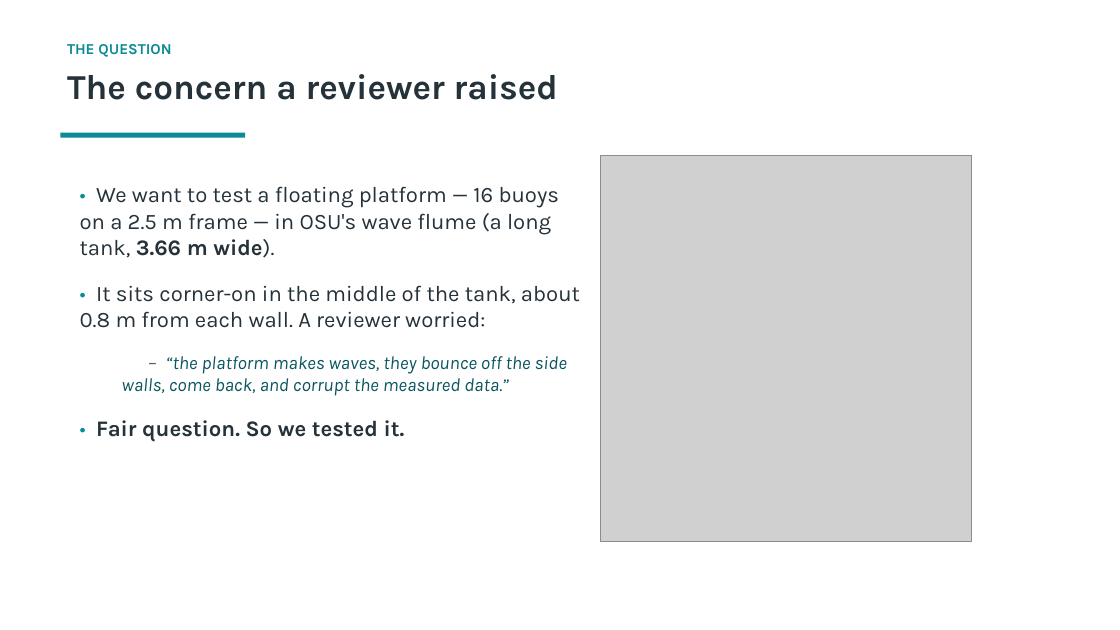
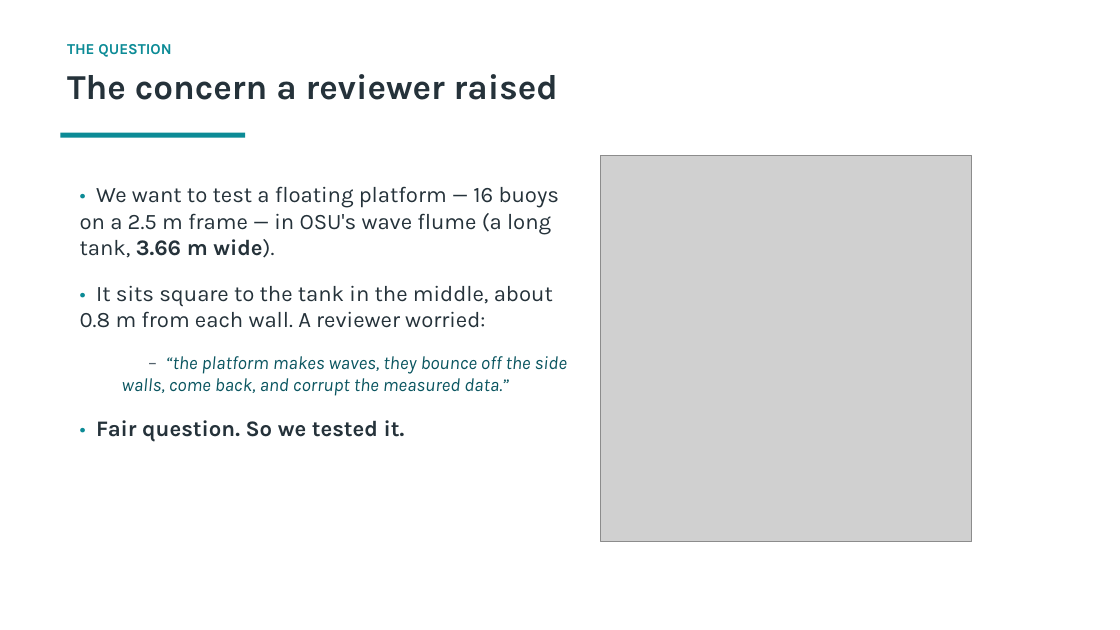
Before and after one commit to xabi80/HSP, a slide deck: slide 2 of studies/platform-12buoy/flume-wall-effect/Flume_wall_effect_explained.pptx. Drawn at 1120x630 pixels with LibreOffice and Linux fonts; fonts in the diff are those of the drawing; grey boxes stand for pictures. Boxes give left, top, right and bottom in pixels: in the first picture for what was removed or moved away, otherwise in the second. Text is boxed around its words. In the diff, an @@ line names an element or a change of style, - is before the commit and + after.

```diff
--- a/studies/platform-12buoy/flume-wall-effect/Flume_wall_effect_explained.pptx
+++ b/studies/platform-12buoy/flume-wall-effect/Flume_wall_effect_explained.pptx
@@ text at bbox=[80, 286, 553, 328]: text changed @@
-• It sits corner-on in the middle of the tank, about 0.8 m from each wall. A reviewer worried:
+• It sits square to the tank in the middle, about 0.8 m from each wall. A reviewer worried:
```
Also in this commit, not shown: 7 other files.
